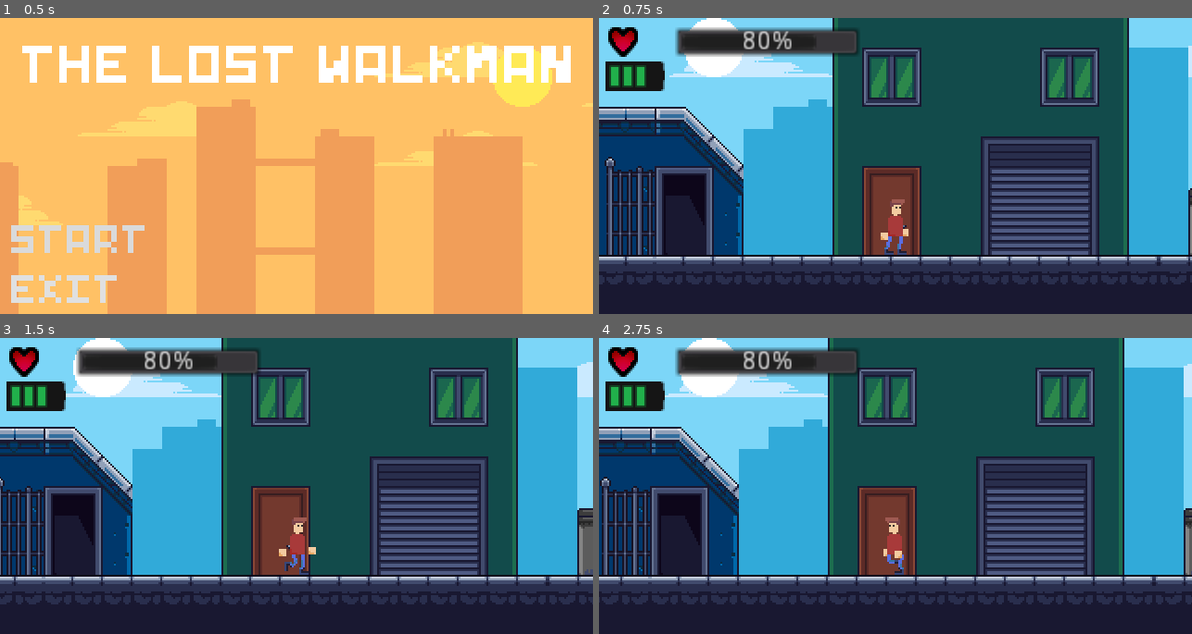
Above: before the commit, frames 1-4 (two rows, left to right).
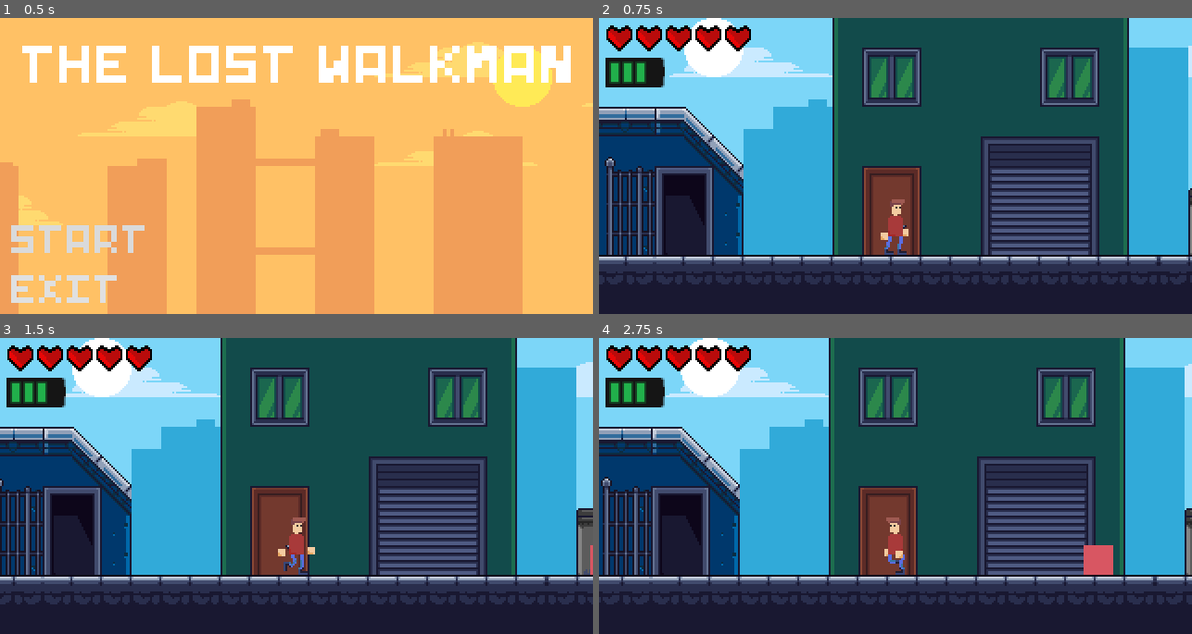
Above: after the commit, the same moments.

Repository: Glow-Project/LostTech
Game: Godot game, scene res://Menu/Menu.tscn
Two runs of this game, one before a commit and one after it. Both use one fixed random seed, a clock stepped at 60 frames per second and the inputs below.
Inputs:
- Up to frame 1 (0.5 s): no input
- Up to frame 2 (0.75 s): click "Start" at 0.5 s
- Up to frame 3 (1.5 s): tap Enter at 1.25 s; hold Right (ui_right) from 1.28 s (still down)
- Up to frame 4 (2.75 s): release Right (ui_right) at 2.03 s; hold Left (ui_left) from 2.03 s (still down)

Frame 1 is identical in both runs. In frame 2, 4.2% of the frame differs, in the area x 1-44%, y 2-25%; in frame 3, 9.7%; in frame 4, 10%, in the area x 0-100%, y 0-90%.

Commit message:
Added sample enemy and life bar

Diff:
--- /dev/null
+++ b/Autoload/global.gd
@@ -0,0 +1,4 @@
+extends Node
+
+var GRAVITY = 3
+var is_paused = false
--- /dev/null
+++ b/Entities/Dogs/Puppy/Puppy.gd
@@ -0,0 +1,67 @@
+extends KinematicBody2D
+
+export var SPEED = 50
+export var JUMP_HEIGHT = 1
+var vel = Vector2.ZERO
+var cooldown = 1.5
+var counter = 0
+var hit = false
+var dead = false
+
+func _physics_process(delta):
+	if (Global.is_paused):
+		return
+	check_death()
+
+	if (hit):
+		counter += delta
+		if (counter >= cooldown):
+			hit = false
+			counter = 0
+	move()
+
+func move():
+	var player = get_node_or_null("../Player")
+	vel.x = 0
+	vel.y += Global.GRAVITY
+	if (!is_instance_valid(player)):
+		return
+
+	var distance = player.position - position
+	distance.y = round(distance.y)
+	distance.y += 12
+
+
+	if (distance.x > 250 || distance.x < -250):
+		return
+
+	if (!dead):
+		if (distance.x < 0):
+			vel.x -= SPEED
+		else:
+			vel.x += SPEED
+
+	if (!dead && is_on_wall()):
+		vel.y -= JUMP_HEIGHT
+
+	vel = move_and_slide(vel)
+
+	for i in get_slide_count():
+		var collision = get_slide_collision(i)
+		if (collision.collider.name == "Player" && !hit):
+			if (distance.y == 0 || distance.y > 0):
+				hit()
+			else:
+				die()
+
+func hit():
+	get_node("../Player").get_hit()
+	hit = true
+
+func check_death():
+	if (position.y > 250):
+		queue_free()
+
+func die():
+	$CollisionShape2D.queue_free()
+	dead = true
--- a/Entities/Dogs/Puppy/Puppy.tscn
+++ b/Entities/Dogs/Puppy/Puppy.tscn
@@ -1,10 +1,30 @@
-[gd_scene load_steps=2 format=2]
+[gd_scene load_steps=6 format=2]
+
+[ext_resource path="res://Entities/Dogs/Puppy/Puppy.gd" type="Script" id=1]
+[ext_resource path="res://Entities/Dogs/Puppy/16x16Sample.png" type="Texture" id=2]
 
 [sub_resource type="RectangleShape2D" id=1]
+extents = Vector2( 3.99302, 4.07504 )
+
+[sub_resource type="AtlasTexture" id=2]
+atlas = ExtResource( 2 )
+region = Rect2( 0, 0, 8, 8 )
+
+[sub_resource type="SpriteFrames" id=3]
+animations = [ {
+"frames": [ SubResource( 2 ) ],
+"loop": true,
+"name": "idle",
+"speed": 5.0
+} ]
 
 [node name="Puppy" type="KinematicBody2D"]
+scale = Vector2( 2, 2 )
+script = ExtResource( 1 )
 
 [node name="CollisionShape2D" type="CollisionShape2D" parent="."]
 shape = SubResource( 1 )
 
 [node name="AnimatedSprite" type="AnimatedSprite" parent="."]
+frames = SubResource( 3 )
+animation = "idle"
--- a/Entities/Player/Player.gd
+++ b/Entities/Player/Player.gd
@@ -1,10 +1,9 @@
 extends KinematicBody2D
 
-export var life = 100
+export var life = 5
 export var battery_level = 100
 var vel = Vector2.ZERO
 var SPEED = 35
-var GRAVITY = 3
 var JUMP_HEIGHT = 115
 var looks_right = true
 
@@ -14,17 +13,25 @@
 		simple_bat = battery_level * 4 / 100
 		simple_bat = round(simple_bat)
 
+	get_node("../Camera/HUD").change_life(str(life))
 	get_node("../Camera/HUD").change_battery(str(simple_bat))
 
-func _process(delta):
+func _process(_delta):
+	if (Input.is_action_just_pressed("ui_pause")):
+		toggle_pause()
+
+func _physics_process(_delta):
+	if (Global.is_paused):
+		return
+
 	if (position.y > 240):
 		lose()
 
-	$AnimatedSprite.play(move_player())
+	$AnimatedSprite.play(move())
 
-func move_player():
+func move():
 	vel.x = 0
-	vel.y += GRAVITY
+	vel.y += Global.GRAVITY
 	var action = "idle"
 
 	if (Input.is_action_pressed("ui_right")):
@@ -43,12 +50,12 @@
 		vel.x *= 2
 		action = "run"
 
-	if (Input.is_action_just_pressed("ui_up") && vel.y == GRAVITY):
+	if (Input.is_action_just_pressed("ui_up") && vel.y == Global.GRAVITY):
 		vel.y += -JUMP_HEIGHT
 
-	if (vel.y > GRAVITY):
+	if (vel.y > Global.GRAVITY):
 		action = "fall"
-	elif (vel.y < GRAVITY):
+	elif (vel.y < Global.GRAVITY):
 		action = "jump"
 
 	vel = move_and_slide(vel)
@@ -77,6 +84,23 @@
 	# update HUD
 	get_node("../Camera/HUD").change_battery(str(simple_bat))
 
+func get_hit(damage=1):
+	$AnimatedSprite.play("hurt")
+	life -= damage
+	if (life <= 0):
+		lose()
+	get_node("../Camera/HUD").change_life(str(life))
+
+func toggle_pause():
+	if (!Global.is_paused):
+		var cam = get_node("../Camera")
+		var pause_scene = load("res://GUI/Pause/Pause.tscn")
+		cam.add_child(pause_scene.instance())
+		Global.is_paused = true
+	else:
+		get_node("../Camera/Pause").queue_free()
+		Global.is_paused = false
+
 func lose():
 	get_node("../Camera/HUD").queue_free()
 	var lose_scene = load("res://GUI/Lose/Lose.tscn")
--- a/Entities/Player/Player.tscn
+++ b/Entities/Player/Player.tscn
@@ -1,164 +1,168 @@
-[gd_scene load_steps=33 format=2]
+[gd_scene load_steps=34 format=2]
 
 [ext_resource path="res://Entities/Player/Player.gd" type="Script" id=1]
 [ext_resource path="res://Entities/Player/Tex.png" type="Texture" id=2]
 
-[sub_resource type="AtlasTexture" id=11]
+[sub_resource type="AtlasTexture" id=1]
 atlas = ExtResource( 2 )
 region = Rect2( 0, 32, 30, 32 )
 
-[sub_resource type="AtlasTexture" id=12]
+[sub_resource type="AtlasTexture" id=2]
 atlas = ExtResource( 2 )
 region = Rect2( 30, 32, 30, 32 )
 
-[sub_resource type="AtlasTexture" id=13]
+[sub_resource type="AtlasTexture" id=3]
 atlas = ExtResource( 2 )
 region = Rect2( 60, 32, 30, 32 )
 
-[sub_resource type="AtlasTexture" id=14]
+[sub_resource type="AtlasTexture" id=4]
 atlas = ExtResource( 2 )
 region = Rect2( 90, 32, 30, 32 )
 
-[sub_resource type="AtlasTexture" id=15]
+[sub_resource type="AtlasTexture" id=31]
+atlas = ExtResource( 2 )
+region = Rect2( 0, 224, 30, 32 )
+
+[sub_resource type="AtlasTexture" id=5]
+atlas = ExtResource( 2 )
+region = Rect2( 0, 160, 30, 32 )
+
+[sub_resource type="AtlasTexture" id=6]
+atlas = ExtResource( 2 )
+region = Rect2( 30, 160, 30, 32 )
+
+[sub_resource type="AtlasTexture" id=7]
+atlas = ExtResource( 2 )
+region = Rect2( 60, 160, 30, 32 )
+
+[sub_resource type="AtlasTexture" id=8]
+atlas = ExtResource( 2 )
+region = Rect2( 90, 160, 30, 32 )
+
+[sub_resource type="AtlasTexture" id=9]
+atlas = ExtResource( 2 )
+region = Rect2( 0, 128, 30, 32 )
+
+[sub_resource type="AtlasTexture" id=10]
+atlas = ExtResource( 2 )
+region = Rect2( 30, 128, 30, 32 )
+
+[sub_resource type="AtlasTexture" id=11]
+atlas = ExtResource( 2 )
+region = Rect2( 60, 128, 30, 32 )
+
+[sub_resource type="AtlasTexture" id=12]
+atlas = ExtResource( 2 )
+region = Rect2( 90, 128, 30, 32 )
+
+[sub_resource type="AtlasTexture" id=13]
 atlas = ExtResource( 2 )
 region = Rect2( 0, 0, 30, 32 )
 
-[sub_resource type="AtlasTexture" id=16]
+[sub_resource type="AtlasTexture" id=14]
 atlas = ExtResource( 2 )
 region = Rect2( 30, 0, 30, 32 )
 
-[sub_resource type="AtlasTexture" id=17]
+[sub_resource type="AtlasTexture" id=15]
 atlas = ExtResource( 2 )
 region = Rect2( 60, 0, 30, 32 )
 
-[sub_resource type="AtlasTexture" id=18]
+[sub_resource type="AtlasTexture" id=16]
 atlas = ExtResource( 2 )
 region = Rect2( 90, 0, 30, 32 )
 
-[sub_resource type="AtlasTexture" id=19]
+[sub_resource type="AtlasTexture" id=17]
 atlas = ExtResource( 2 )
 region = Rect2( 0, 96, 30, 32 )
 
-[sub_resource type="AtlasTexture" id=20]
+[sub_resource type="AtlasTexture" id=18]
 atlas = ExtResource( 2 )
 region = Rect2( 30, 96, 30, 32 )
 
-[sub_resource type="AtlasTexture" id=21]
+[sub_resource type="AtlasTexture" id=19]
 atlas = ExtResource( 2 )
 region = Rect2( 60, 96, 30, 32 )
 
-[sub_resource type="AtlasTexture" id=22]
+[sub_resource type="AtlasTexture" id=20]
 atlas = ExtResource( 2 )
 region = Rect2( 90, 96, 30, 32 )
 
-[sub_resource type="AtlasTexture" id=23]
+[sub_resource type="AtlasTexture" id=21]
 atlas = ExtResource( 2 )
 region = Rect2( 0, 192, 30, 32 )
 
-[sub_resource type="AtlasTexture" id=24]
+[sub_resource type="AtlasTexture" id=22]
 atlas = ExtResource( 2 )
 region = Rect2( 30, 192, 30, 32 )
 
-[sub_resource type="AtlasTexture" id=25]
+[sub_resource type="AtlasTexture" id=23]
 atlas = ExtResource( 2 )
 region = Rect2( 60, 192, 30, 32 )
 
-[sub_resource type="AtlasTexture" id=26]
+[sub_resource type="AtlasTexture" id=24]
 atlas = ExtResource( 2 )
 region = Rect2( 90, 192, 30, 32 )
 
-[sub_resource type="AtlasTexture" id=27]
+[sub_resource type="AtlasTexture" id=25]
 atlas = ExtResource( 2 )
 region = Rect2( 0, 64, 30, 32 )
 
-[sub_resource type="AtlasTexture" id=28]
+[sub_resource type="AtlasTexture" id=26]
 atlas = ExtResource( 2 )
 region = Rect2( 30, 64, 30, 32 )
 
-[sub_resource type="AtlasTexture" id=29]
+[sub_resource type="AtlasTexture" id=27]
 atlas = ExtResource( 2 )
 region = Rect2( 60, 64, 30, 32 )
 
-[sub_resource type="AtlasTexture" id=30]
+[sub_resource type="AtlasTexture" id=28]
 atlas = ExtResource( 2 )
 region = Rect2( 90, 64, 30, 32 )
 
-[sub_resource type="AtlasTexture" id=31]
-atlas = ExtResource( 2 )
-region = Rect2( 0, 160, 30, 32 )
-
-[sub_resource type="AtlasTexture" id=32]
-atlas = ExtResource( 2 )
-region = Rect2( 30, 160, 30, 32 )
-
-[sub_resource type="AtlasTexture" id=33]
-atlas = ExtResource( 2 )
-region = Rect2( 60, 160, 30, 32 )
-
-[sub_resource type="AtlasTexture" id=34]
-atlas = ExtResource( 2 )
-region = Rect2( 90, 160, 30, 32 )
-
-[sub_resource type="AtlasTexture" id=35]
-atlas = ExtResource( 2 )
-region = Rect2( 0, 128, 30, 32 )
-
-[sub_resource type="AtlasTexture" id=36]
-atlas = ExtResource( 2 )
-region = Rect2( 30, 128, 30, 32 )
-
-[sub_resource type="AtlasTexture" id=37]
-atlas = ExtResource( 2 )
-region = Rect2( 60, 128, 30, 32 )
-
-[sub_resource type="AtlasTexture" id=38]
-atlas = ExtResource( 2 )
-region = Rect2( 90, 128, 30, 32 )
-
-[sub_resource type="SpriteFrames" id=9]
+[sub_resource type="SpriteFrames" id=29]
 animations = [ {
-"frames": [ SubResource( 11 ), SubResource( 12 ), SubResource( 13 ), SubResource( 14 ) ],
+"frames": [ SubResource( 1 ), SubResource( 2 ), SubResource( 3 ), SubResource( 4 ) ],
 "loop": true,
 "name": "idle",
 "speed": 5.0
 }, {
-"frames": [ SubResource( 15 ), SubResource( 16 ), SubResource( 17 ), SubResource( 18 ) ],
+"frames": [ SubResource( 31 ) ],
+"loop": true,
+"name": "hurt",
+"speed": 5.0
+}, {
+"frames": [ SubResource( 5 ), SubResource( 6 ), SubResource( 7 ), SubResource( 8 ) ],
+"loop": true,
+"name": "fall",
+"speed": 5.0
+}, {
+"frames": [ SubResource( 9 ), SubResource( 10 ), SubResource( 11 ), SubResource( 12 ) ],
+"loop": false,
+"name": "jump",
+"speed": 5.0
+}, {
+"frames": [ SubResource( 13 ), SubResource( 14 ), SubResource( 15 ), SubResource( 16 ) ],
 "loop": true,
 "name": "walk",
 "speed": 5.0
 }, {
-"frames": [  ],
-"loop": true,
-"name": "hurt",
-"speed": 5.0
-}, {
-"frames": [ SubResource( 19 ), SubResource( 20 ), SubResource( 21 ), SubResource( 22 ) ],
+"frames": [ SubResource( 17 ), SubResource( 18 ), SubResource( 19 ), SubResource( 20 ) ],
 "loop": true,
 "name": "attack",
 "speed": 5.0
 }, {
-"frames": [ SubResource( 23 ), SubResource( 24 ), SubResource( 25 ), SubResource( 26 ) ],
+"frames": [ SubResource( 21 ), SubResource( 22 ), SubResource( 23 ), SubResource( 24 ) ],
 "loop": true,
 "name": "run",
 "speed": 5.0
 }, {
-"frames": [ SubResource( 27 ), SubResource( 28 ), SubResource( 29 ), SubResource( 30 ) ],
+"frames": [ SubResource( 25 ), SubResource( 26 ), SubResource( 27 ), SubResource( 28 ) ],
 "loop": true,
 "name": "skateboard",
 "speed": 5.0
-}, {
-"frames": [ SubResource( 31 ), SubResource( 32 ), SubResource( 33 ), SubResource( 34 ) ],
-"loop": true,
-"name": "fall",
-"speed": 5.0
-}, {
-"frames": [ SubResource( 35 ), SubResource( 36 ), SubResource( 37 ), SubResource( 38 ) ],
-"loop": false,
-"name": "jump",
-"speed": 5.0
 } ]
 
-[sub_resource type="RectangleShape2D" id=10]
+[sub_resource type="RectangleShape2D" id=30]
 extents = Vector2( 9.68225, 15.5056 )
 
 [node name="Player" type="KinematicBody2D"]
@@ -168,10 +172,11 @@
 }
 
 [node name="AnimatedSprite" type="AnimatedSprite" parent="."]
-frames = SubResource( 9 )
-animation = "hurt"
+frames = SubResource( 29 )
+animation = "attack"
+frame = 1
 speed_scale = 1.5
 
 [node name="CollisionShape2D" type="CollisionShape2D" parent="."]
 position = Vector2( 0, 0.44545 )
-shape = SubResource( 10 )
+shape = SubResource( 30 )
--- /dev/null
+++ b/GUI/Pause/Pause.gd
@@ -0,0 +1,9 @@
+extends Control
+
+
+func _on_Menu_pressed():
+	get_tree().change_scene("res://Menu/Menu.tscn")
+
+
+func _on_Retry_pressed():
+	get_tree().change_scene("res://Levels/%s/%s.tscn" % [LevelSwitch.current_level, LevelSwitch.current_level])
--- /dev/null
+++ b/GUI/Pause/Pause.tscn
@@ -0,0 +1,64 @@
+[gd_scene load_steps=5 format=2]
+
+[ext_resource path="res://Font/Magero.ttf" type="DynamicFontData" id=1]
+[ext_resource path="res://GUI/Lose/Lose.gd" type="Script" id=2]
+
+[sub_resource type="DynamicFont" id=1]
+font_data = ExtResource( 1 )
+
+[sub_resource type="DynamicFont" id=2]
+font_data = ExtResource( 1 )
+
+[node name="Pause" type="Control"]
+anchor_right = 1.0
+anchor_bottom = 1.0
+margin_left = -159.603
+margin_top = -85.0
+margin_right = -159.603
+margin_bottom = -85.0
+script = ExtResource( 2 )
+__meta__ = {
+"_edit_use_anchors_": false
+}
+
+[node name="Label" type="Label" parent="."]
+anchor_right = 1.0
+margin_left = 122.0
+margin_top = 26.0
+margin_right = -148.0
+margin_bottom = 37.0
+rect_scale = Vector2( 1.602, 2.038 )
+custom_fonts/font = SubResource( 1 )
+text = "Pause"
+__meta__ = {
+"_edit_use_anchors_": false
+}
+
+[node name="Menu" type="Button" parent="."]
+margin_left = 66.4995
+margin_top = 89.3727
+margin_right = 137.5
+margin_bottom = 117.373
+focus_mode = 0
+custom_fonts/font = SubResource( 2 )
+enabled_focus_mode = 0
+text = "Menu"
+__meta__ = {
+"_edit_use_anchors_": false
+}
+
+[node name="Restart" type="Button" parent="."]
+margin_left = 193.007
+margin_top = 89.6356
+margin_right = 264.007
+margin_bottom = 117.636
+focus_mode = 0
+custom_fonts/font = SubResource( 2 )
+enabled_focus_mode = 0
+text = "Restart"
+__meta__ = {
+"_edit_use_anchors_": false
+}
+
+[connection signal="pressed" from="Menu" to="." method="_on_Menu_pressed"]
+[connection signal="pressed" from="Restart" to="." method="_on_Retry_pressed"]
--- a/HUD/HUD.gd
+++ b/HUD/HUD.gd
@@ -3,3 +3,6 @@
 
 func change_battery(animation):
 	$Stats/Energy/Energy.play(animation)
+
+func change_life(animation):
+	$Stats/Life/Life.play(animation)
--- a/HUD/HUD.tscn
+++ b/HUD/HUD.tscn
@@ -1,60 +1,110 @@
-[gd_scene load_steps=10 format=2]
+[gd_scene load_steps=16 format=2]
 
-[ext_resource path="res://HUD/heart.png" type="Texture" id=1]
+[ext_resource path="res://HUD/HeartBar.png" type="Texture" id=1]
 [ext_resource path="res://Items/Battery/energy.png" type="Texture" id=2]
 [ext_resource path="res://HUD/HUD.gd" type="Script" id=3]
 
 [sub_resource type="AtlasTexture" id=1]
-atlas = ExtResource( 2 )
-region = Rect2( 0, 0, 32, 16 )
+atlas = ExtResource( 1 )
+region = Rect2( 0, 0, 80, 16 )
 
 [sub_resource type="AtlasTexture" id=2]
-atlas = ExtResource( 2 )
-region = Rect2( 64, 0, 32, 16 )
+atlas = ExtResource( 1 )
+region = Rect2( 160, 0, 80, 16 )
 
 [sub_resource type="AtlasTexture" id=3]
-atlas = ExtResource( 2 )
-region = Rect2( 32, 0, 32, 16 )
+atlas = ExtResource( 1 )
+region = Rect2( 80, 0, 80, 16 )
 
 [sub_resource type="AtlasTexture" id=4]
-atlas = ExtResource( 2 )
-region = Rect2( 96, 0, 32, 16 )
+atlas = ExtResource( 1 )
+region = Rect2( 240, 0, 80, 16 )
 
 [sub_resource type="AtlasTexture" id=5]
-atlas = ExtResource( 2 )
-region = Rect2( 128, 0, 32, 16 )
+atlas = ExtResource( 1 )
+region = Rect2( 320, 0, 80, 16 )
 
 [sub_resource type="SpriteFrames" id=6]
 animations = [ {
 "frames": [ SubResource( 1 ) ],
 "loop": true,
-"name": "4",
+"name": "1",
 "speed": 5.0
 }, {
 "frames": [ SubResource( 2 ) ],
 "loop": true,
-"name": "2",
+"name": "3",
 "speed": 5.0
 }, {
 "frames": [ SubResource( 3 ) ],
 "loop": true,
-"name": "3",
+"name": "2",
 "speed": 5.0
 }, {
 "frames": [ SubResource( 4 ) ],
 "loop": true,
-"name": "1",
+"name": "4",
 "speed": 5.0
 }, {
 "frames": [ SubResource( 5 ) ],
 "loop": true,
+"name": "5",
+"speed": 5.0
+} ]
+
+[sub_resource type="AtlasTexture" id=7]
+atlas = ExtResource( 2 )
+region = Rect2( 96, 0, 32, 16 )
+
+[sub_resource type="AtlasTexture" id=8]
+atlas = ExtResource( 2 )
+region = Rect2( 32, 0, 32, 16 )
+
+[sub_resource type="AtlasTexture" id=9]
+atlas = ExtResource( 2 )
+region = Rect2( 64, 0, 32, 16 )
+
+[sub_resource type="AtlasTexture" id=10]
+atlas = ExtResource( 2 )
+region = Rect2( 128, 0, 32, 16 )
+
+[sub_resource type="AtlasTexture" id=11]
+atlas = ExtResource( 2 )
+region = Rect2( 0, 0, 32, 16 )
+
+[sub_resource type="SpriteFrames" id=12]
+animations = [ {
+"frames": [ SubResource( 7 ) ],
+"loop": true,
+"name": "1",
+"speed": 5.0
+}, {
+"frames": [ SubResource( 8 ) ],
+"loop": true,
+"name": "3",
+"speed": 5.0
+}, {
+"frames": [ SubResource( 9 ) ],
+"loop": true,
+"name": "2",
+"speed": 5.0
+}, {
+"frames": [ SubResource( 10 ) ],
+"loop": true,
 "name": "0",
+"speed": 5.0
+}, {
+"frames": [ SubResource( 11 ) ],
+"loop": true,
+"name": "4",
 "speed": 5.0
 } ]
 
 [node name="HUD" type="Control"]
 anchor_right = 1.0
 anchor_bottom = 1.0
+margin_left = -0.222717
+margin_right = -0.222717
 script = ExtResource( 3 )
 __meta__ = {
 "_edit_use_anchors_": false
@@ -70,34 +120,29 @@
 }
 
 [node name="Life" type="HBoxContainer" parent="Stats"]
-margin_right = 136.0
-margin_bottom = 16.0
+margin_right = 35.0
+margin_bottom = 14.0
 
-[node name="TextureRect" type="TextureRect" parent="Stats/Life"]
-margin_right = 32.0
-margin_bottom = 16.0
-rect_min_size = Vector2( 32, 16 )
-texture = ExtResource( 1 )
+[node name="Life" type="AnimatedSprite" parent="Stats/Life"]
+position = Vector2( 37.8632, 5.79084 )
+frames = SubResource( 6 )
+animation = "5"
 
-[node name="ProgressBar" type="ProgressBar" parent="Stats/Life"]
-margin_left = 36.0
-margin_right = 136.0
-margin_bottom = 16.0
-rect_min_size = Vector2( 100, 16 )
-value = 80.0
+[node name="Label" type="Label" parent="Stats/Life"]
+margin_bottom = 14.0
 
 [node name="Energy" type="HBoxContainer" parent="Stats"]
-margin_top = 20.0
-margin_right = 136.0
-margin_bottom = 34.0
+margin_top = 18.0
+margin_right = 35.0
+margin_bottom = 32.0
 alignment = 1
 
 [node name="Energy" type="AnimatedSprite" parent="Stats/Energy"]
 position = Vector2( 14.3657, 6.45901 )
-frames = SubResource( 6 )
+frames = SubResource( 12 )
 animation = "4"
 
 [node name="Label" type="Label" parent="Stats/Energy"]
-margin_left = 68.0
-margin_right = 68.0
+margin_left = 17.0
+margin_right = 17.0
 margin_bottom = 14.0
--- a/Levels/Level1/Level1.tscn
+++ b/Levels/Level1/Level1.tscn
@@ -9,6 +9,7 @@
 [ext_resource path="res://Design/Foreground/mp_cs_doors_windows.png" type="Texture" id=7]
 [ext_resource path="res://Levels/JumpnRun_KickedOutClubEdit.mp3" type="AudioStream" id=8]
 [ext_resource path="res://Levels/Level1/ClubMusic.gd" type="Script" id=9]
+[ext_resource path="res://Entities/Dogs/Puppy/Puppy.tscn" type="PackedScene" id=10]
 
 [sub_resource type="TileSet" id=1]
 0/name = "mp_cs_buildings.png 0"
@@ -3068,3 +3069,6 @@
 
 [node name="ClubPosition" type="Position2D" parent="ClubMusic"]
 position = Vector2( 14.8493, 100.617 )
+
+[node name="Puppy" parent="." instance=ExtResource( 10 )]
+position = Vector2( 351.244, 117.484 )
--- a/project.godot
+++ b/project.godot
@@ -17,6 +17,7 @@
 [autoload]
 
 LevelSwitch="*res://Autoload/LevelSwitch.gd"
+Global="*res://Autoload/global.gd"
 
 [display]
 
@@ -68,6 +69,11 @@
 "events": [ Object(InputEventKey,"resource_local_to_scene":false,"resource_name":"","device":0,"alt":false,"shift":false,"control":false,"meta":false,"command":false,"pressed":false,"scancode":70,"unicode":0,"echo":false,"script":null)
  ]
 }
+ui_pause={
+"deadzone": 0.5,
+"events": [ Object(InputEventKey,"resource_local_to_scene":false,"resource_name":"","device":0,"alt":false,"shift":false,"control":false,"meta":false,"command":false,"pressed":false,"scancode":16777217,"unicode":0,"echo":false,"script":null)
+ ]
+}
 
 [physics]
 
Binary file added: Entities/Dogs/Puppy/16x16Sample.png
Not shown, added: Entities/Dogs/Puppy/16x16Sample.png.import
Binary file changed: Entities/Player/Tex.png
Binary file added: HUD/HeartBar.png
Not shown, added: HUD/HeartBar.png.import
Not shown: 1 places in Levels/Level1/Level1.tscn that only renumber resources
Not shown: 1 places in Menu/Menu.tscn that only renumber resources
